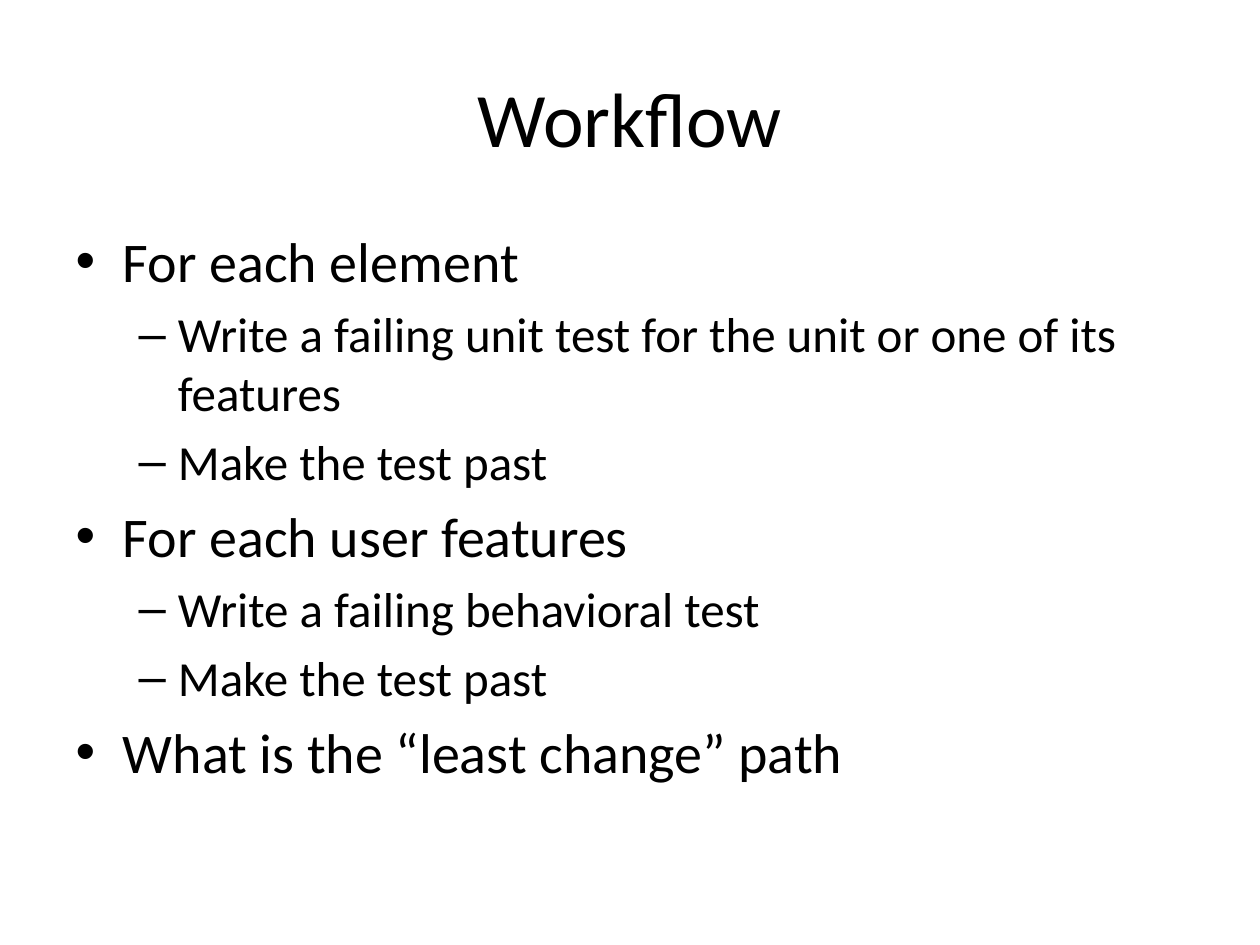
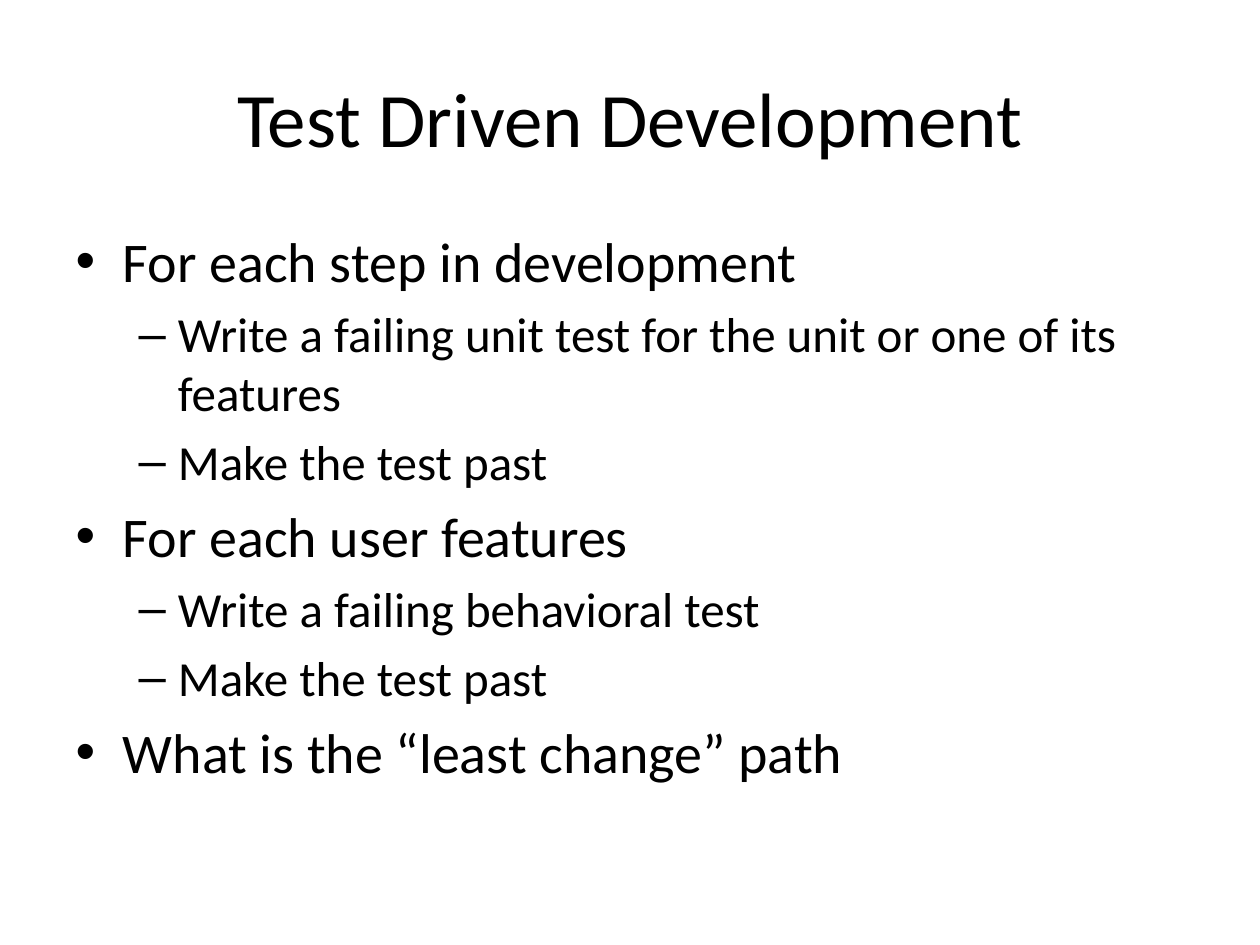
Before and after one commit to RichardAlexanderGreen/example-geb, a slide deck: slide 43 of GebTalk.pptx. Drawn at 1260x945 pixels with LibreOffice and Linux fonts; fonts in the diff are those of the drawing. Boxes give left, top, right and bottom in pixels: in the first picture for what was removed or moved away, otherwise in the second. Text is boxed around its words. In the diff, an @@ line names an element or a change of style, - is before the commit and + after.

```diff
--- a/GebTalk.pptx
+++ b/GebTalk.pptx
@@ title at bbox=[237, 93, 1021, 160]: text changed @@
-Workflow
+Test Driven Development
@@ text at bbox=[123, 243, 796, 291]: text changed @@
-• For each element
+• For each step in development
```
Also in this commit, not shown: 8 other slides changed.
